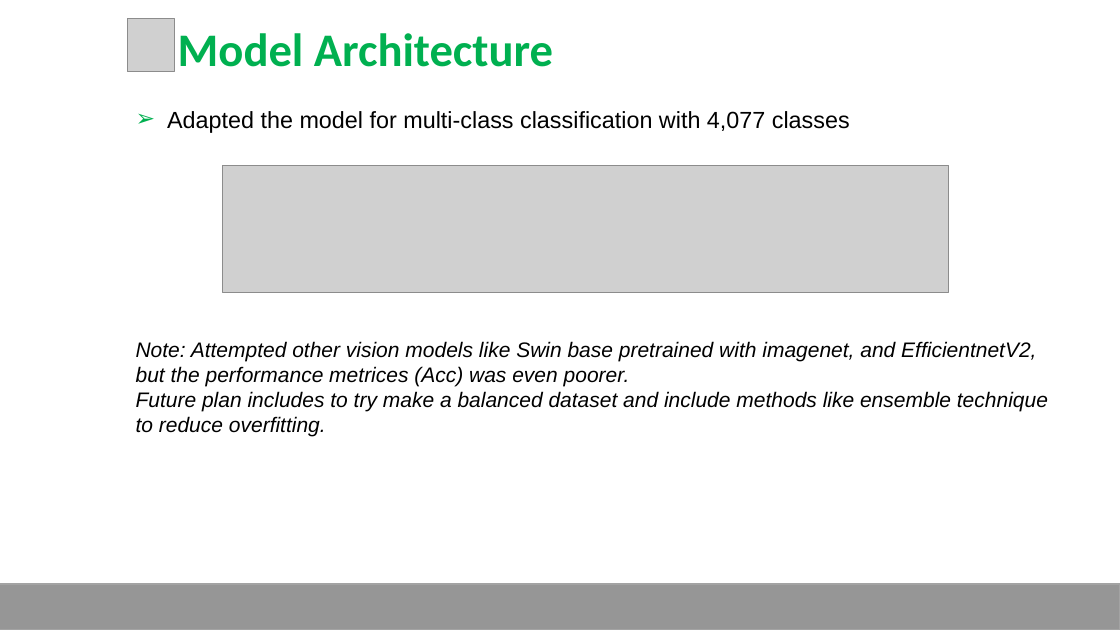
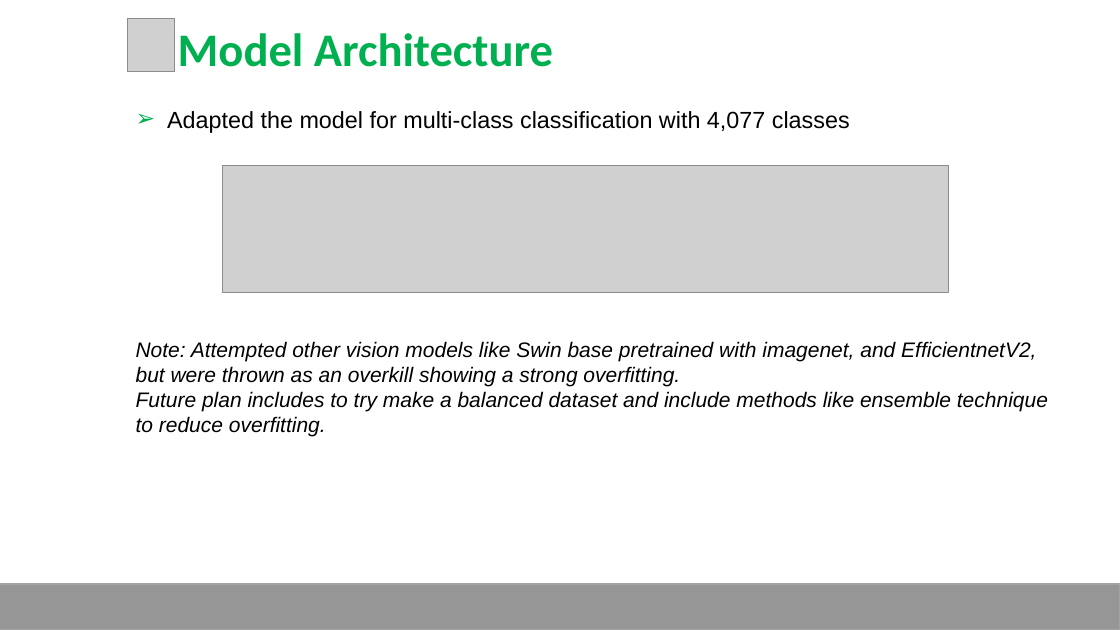
Before and after one commit to pushparajanrahul/ASME_Hackathon_2024, a slide deck: slide 8 of IDETC-2024-Presentation-RahulPushparajan_MYML.pptx (slide 7 before the commit). Drawn at 1120x630 pixels with LibreOffice and Linux fonts; fonts in the diff are those of the drawing; grey boxes stand for pictures; background and template pictures are left out. Boxes give left, top, right and bottom in pixels: in the first picture for what was removed or moved away, otherwise in the second. Text is boxed around its words. In the diff, an @@ line names an element or a change of style, - is before the commit and + after.

```diff
--- a/IDETC-2024-Presentation-RahulPushparajan_MYML.pptx
+++ b/IDETC-2024-Presentation-RahulPushparajan_MYML.pptx
@@ text at [136, 366, 1048, 411]: text changed @@
-but the performance metrices (Acc) was even poorer.
-Future plan includes to try make a balanced dataset and include methods like ensemble technique
+but were thrown as an overkill showing a strong overfitting.
+Future plan includes to try make a balanced dataset and include methods like ensemble technique
```
Also in this commit, not shown: 1 other slide changed, 1 slide added.
